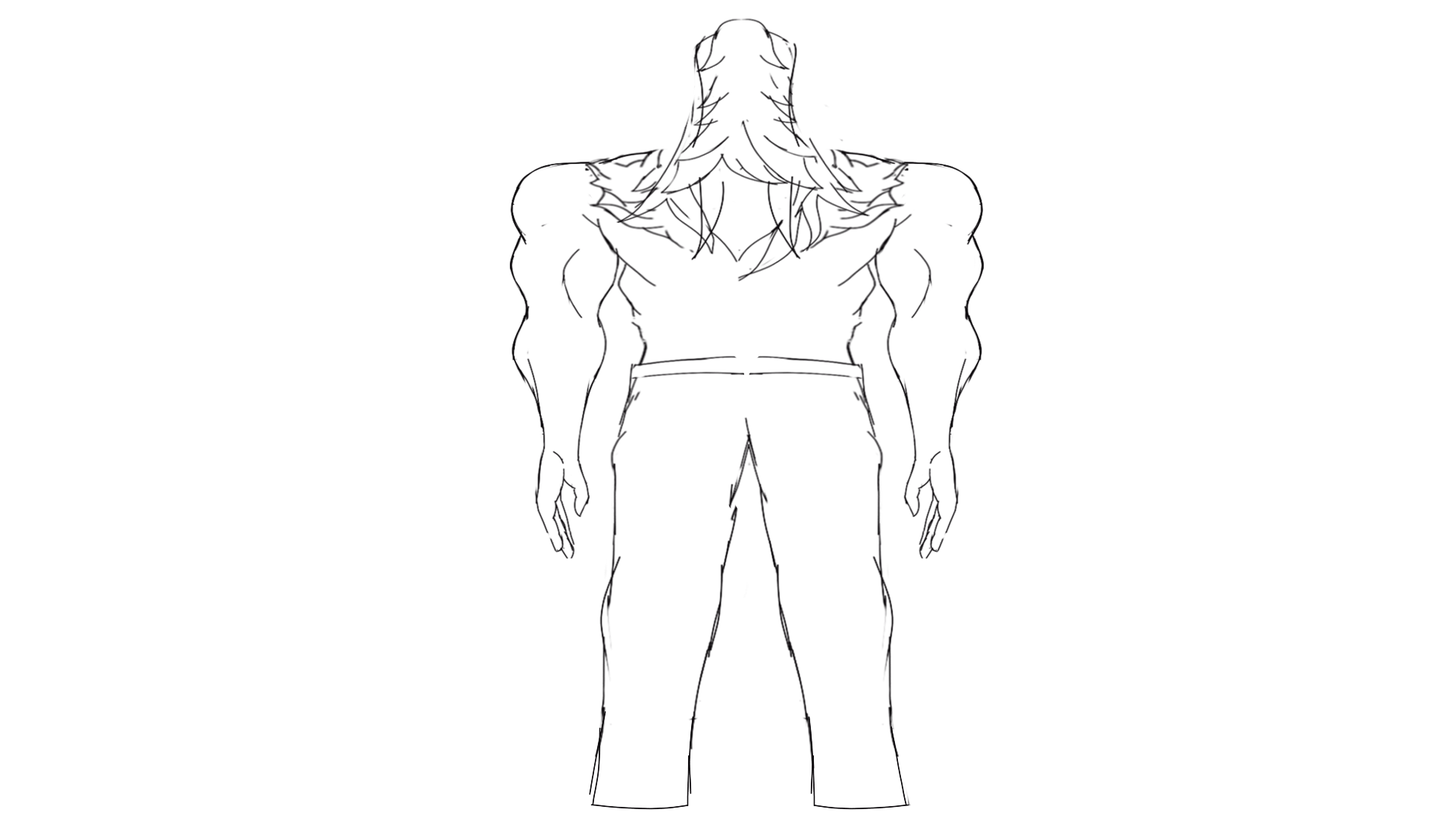
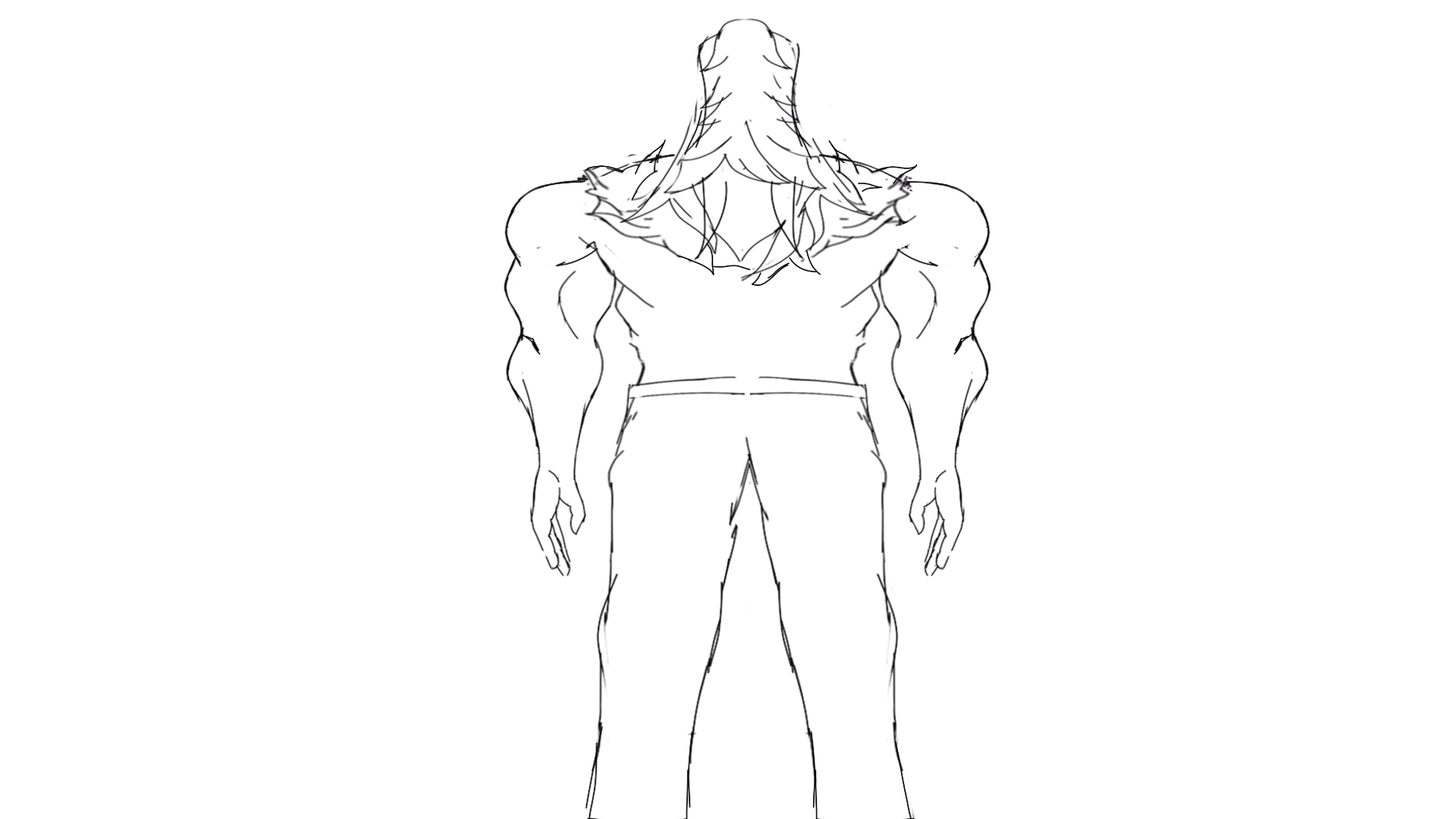
Layered file, before and after one edit (1455 × 819). Changes by layer:
painted on "Paint Layer 3" over 533, 18, 971, 819
painted on "Paint Layer 2" (in "Group 4") over 503, 48, 992, 819
removed layer "Paint Layer 2" (2nd of 2, in "Group 4") from group "Group 4" over 679, 18, 992, 819
